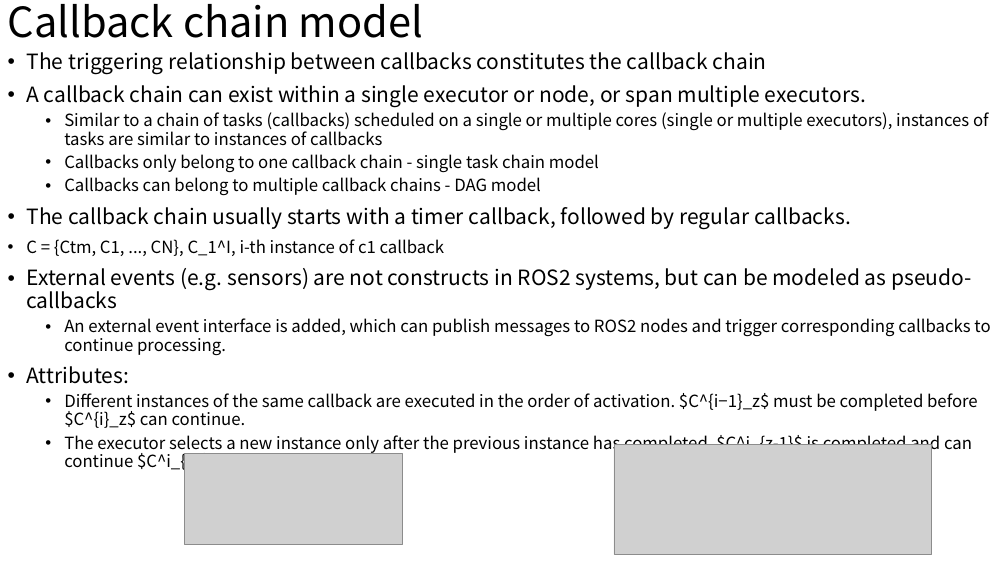
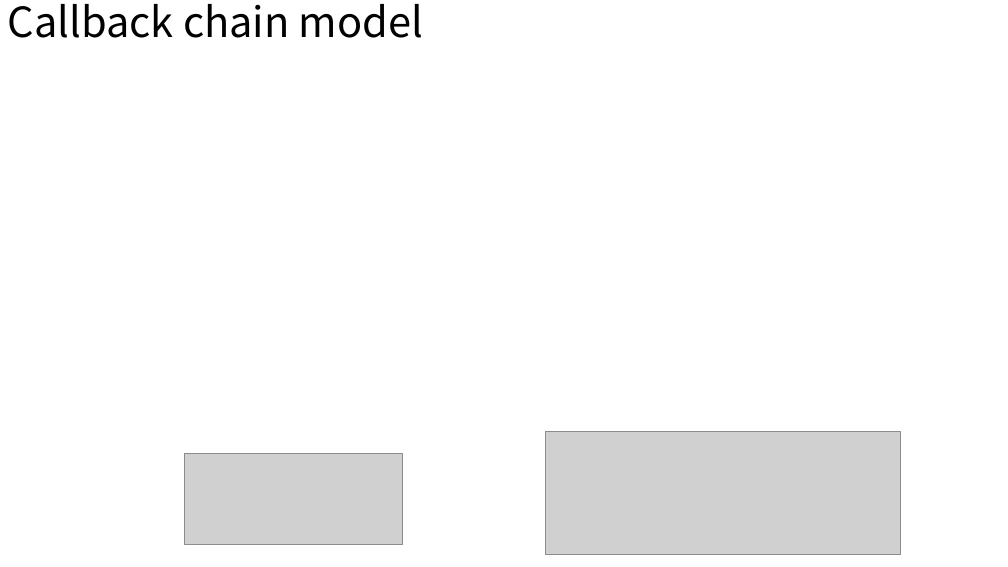
Before and after one commit to wsm6636/note, a slide deck: slide 4 of 06-ppt/discussion/0524.pptx. Drawn at 1008x567 pixels with LibreOffice and Linux fonts; fonts in the diff are those of the drawing; grey boxes stand for pictures. Boxes give left, top, right and bottom in pixels: in the first picture for what was removed or moved away, otherwise in the second. Text is boxed around its words. In the diff, an @@ line names an element or a change of style, - is before the commit and + after.

```diff
--- a/06-ppt/discussion/0524.pptx
+++ b/06-ppt/discussion/0524.pptx
@@ text removed at box(26, 52, 990, 472) @@
-• The triggering relationship between callbacks constitutes the callback chain
-• A callback chain can exist within a single executor or node, or span multiple executors.
-  • Similar to a chain of tasks (callbacks) scheduled on a single or multiple cores (single or multiple executors), instances of tasks are similar to instances of callbacks
-  • Callbacks only belong to one callback chain - single task chain model
-  • Callbacks can belong to multiple callback chains - DAG model
-• The callback chain usually starts with a timer callback, followed by regular callbacks.
-• C = {Ctm, C1, ..., CN}, C_1^I, i-th instance of c1 callback
-• External events (e.g. sensors) are not constructs in ROS2 systems, but can be modeled as pseudo-callbacks
-  • An external event interface is added, which can publish messages to ROS2 nodes and trigger corresponding callbacks to continue processing.
-• Attributes:
-  • Different instances of the same callback are executed in the order of activation. $C^{i−1}_z$ must be completed before $C^{i}_z$ can continue.
-  • The executor selects a new instance only after the previous instance has completed. $C^i_{z-1}$ is completed and can continue $C^i_{z}$
@@ picture: place and size @@
-picture at box(614, 445, 932, 555)
+picture at box(546, 432, 901, 555)
```
Also in this commit, not shown: 4 other slides changed, 7 other files.
